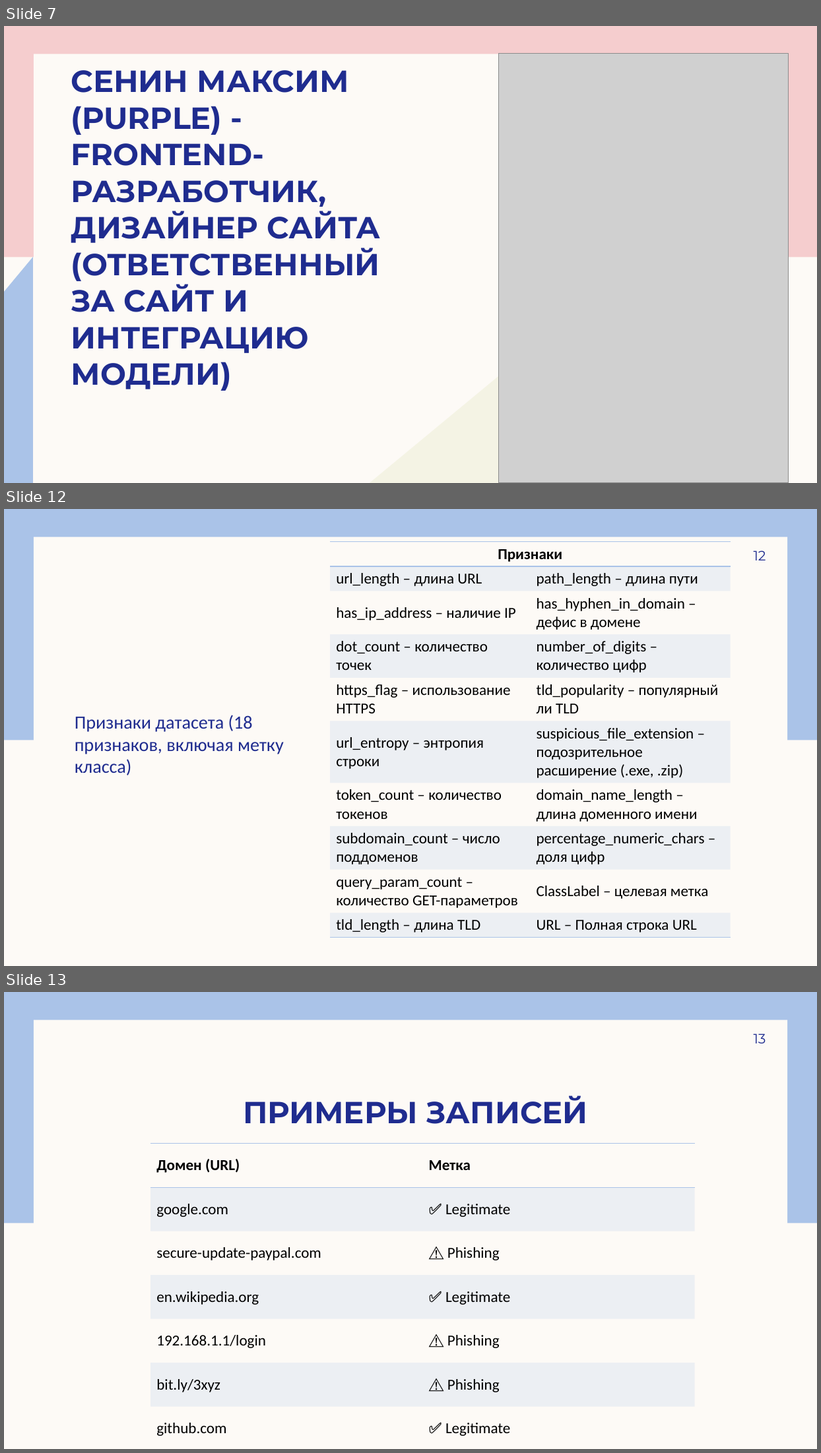
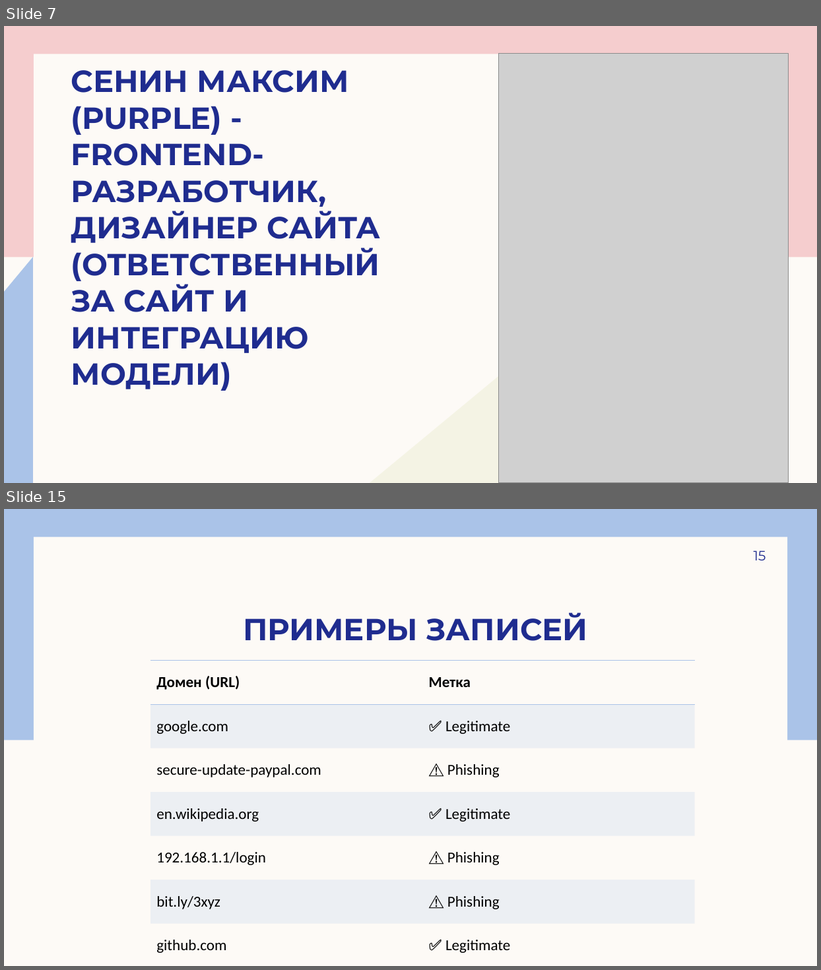
Before and after one commit to andreyilych/cs2valvesoftware, a slide deck: анализатор подозрительности доменных имен (DNS).pptx. Shown one above the other, each under a label of ours: slides 7, 12 and 13 before the commit, slides 7 and 15 after it; the slides between them are not shown. The pictures are 821x1453 and 821x970 pixels, drawn with LibreOffice and Linux fonts; fonts in the diff are those of the drawing; grey boxes stand for pictures. Boxes give left, top, right and bottom in pixels: in the first picture for what was removed or moved away, otherwise in the second. Text is boxed around its words. In the diff, an @@ line names an element or a change of style, - is before the commit and + after.

```diff
--- a/анализатор подозрительности доменных имен (DNS).pptx
+++ b/анализатор подозрительности доменных имен (DNS).pptx
@@ slide 12 removed at [4,509,817,966], background #FDFAF6; not listed: 2 template elements that a slide beside it also shows @@
@@ table removed at [330,542,731,951], 10 rows, 2 columns @@
-Признаки | 
-url_length – длина URL | path_length – длина пути
-has_ip_address – наличие IP | has_hyphen_in_domain – дефис в домене
-dot_count – количество точек | number_of_digits – количество цифр
-https_flag – использование HTTPS | tld_popularity – популярный ли TLD
-url_entropy – энтропия строки | suspicious_file_extension – подозрительное расширение (.exe, .zip)
-token_count – количество токенов | domain_name_length – длина доменного имени
-subdomain_count – число поддоменов | percentage_numeric_chars – доля цифр
-query_param_count – количество GET-параметров | ClassLabel – целевая метка
-tld_length – длина TLD | URL – Полная строка URL
@@ page number removed at [754,551,766,560] @@
-12
@@ text removed at [75,715,284,776] @@
-Признаки датасета (18 признаков, включая метку класса)
@@ what was slide 13 is now slide 15 @@
@@ page number at [754,551,766,560]: text changed @@
-13
+15
```
Also in this commit, not shown: 8 slides changed, 10 slides added, 1 other slide removed.
